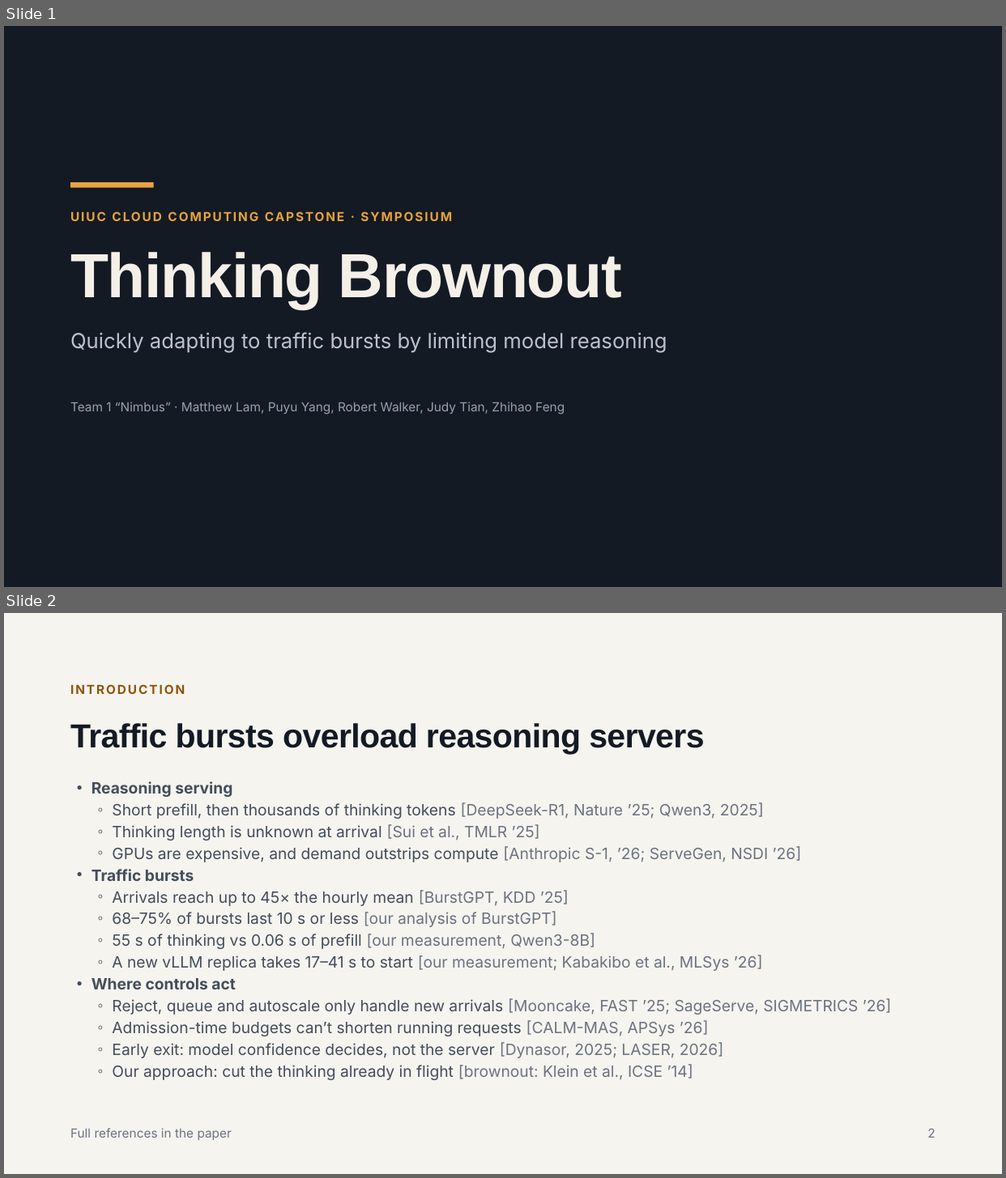
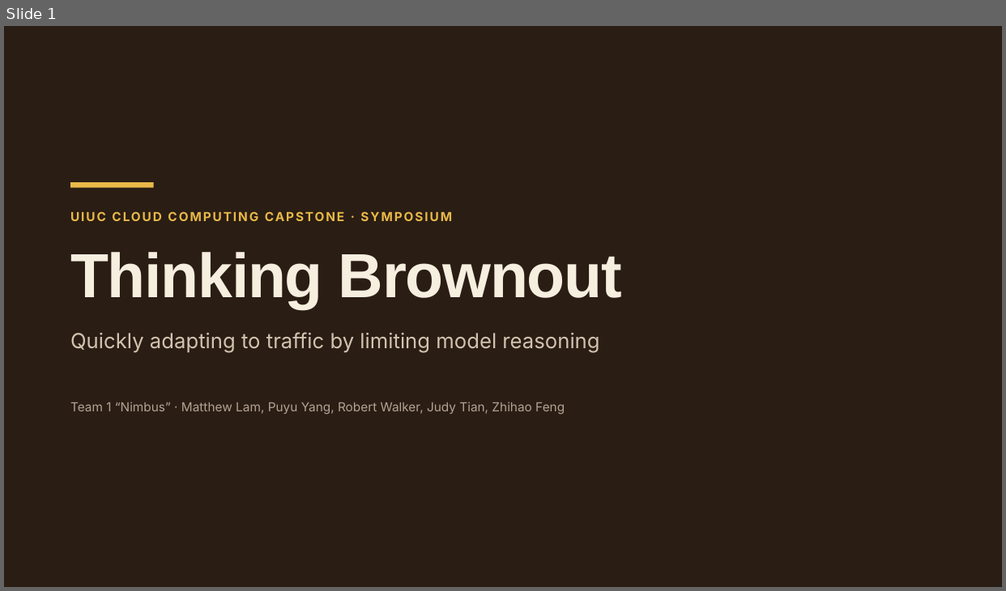
Before and after one commit to pyangyu/team1_nimbus_copy, a slide deck: Symposium Slides.pptx. Shown one above the other, each under a label of ours: slides 1 and 2 before the commit, slide 1 after it. The pictures are 1006x1178 and 1006x591 pixels, drawn with LibreOffice and Linux fonts; fonts in the diff are those of the drawing. Boxes give left, top, right and bottom in pixels: in the first picture for what was removed or moved away, otherwise in the second. Text is boxed around its words. In the diff, an @@ line names an element or a change of style, - is before the commit and + after.

Commit message:
Symposium Slides: two-slide intro with use cases

```diff
--- a/Symposium Slides.pptx
+++ b/Symposium Slides.pptx
@@ slide 2 removed at <box>4,613,1002,1174</box>, background #F6F4EF @@
@@ text removed at <box>70,684,185,694</box> @@
-INTRODUCTION
@@ title removed at <box>70,723,704,754</box> @@
-Traffic bursts overload reasoning servers
@@ text removed at <box>91,781,892,1080</box> @@
-• Reasoning serving
-  ◦ Short prefill, then thousands of thinking tokens [DeepSeek-R1, Nature ’25; Qwen3, 2025]
-  ◦ Thinking length is unknown at arrival [Sui et al., TMLR ’25]
-  ◦ GPUs are expensive, and demand outstrips compute [Anthropic S-1, ’26; ServeGen, NSDI ’26]
-• Traffic bursts
-  ◦ Arrivals reach up to 45× the hourly mean [BurstGPT, KDD ’25]
-  ◦ 68–75% of bursts last 10 s or less [our analysis of BurstGPT]
-  ◦ 55 s of thinking vs 0.06 s of prefill [our measurement, Qwen3-8B]
-  ◦ A new vLLM replica takes 17–41 s to start [our measurement; Kabakibo et al., MLSys ’26]
-• Where controls act
-  ◦ Reject, queue and autoscale only handle new arrivals [Mooncake, FAST ’25; SageServe, SIGMETRICS ’26]
-  ◦ Admission-time budgets can’t shorten running requests [CALM-MAS, APSys ’26]
-  ◦ Early exit: model confidence decides, not the server [Dynasor, 2025; LASER, 2026]
-  ◦ Our approach: cut the thinking already in flight [brownout: Klein et al., ICSE ’14]
@@ text removed at <box>70,1128,232,1140</box> @@
-Full references in the paper
@@ text removed at <box>927,1129,935,1138</box> @@
-2
@@ slide 1 changed as well @@
@@ background #141A24 to #2A1D14 @@
@@ rectangle at <box>70,182,154,188</box>: fill #E8A33D to #E9B949 @@
@@ text "UIUC CLOUD COMPUTING CAPSTONE · ..." at <box>70,207,961,226</box>: text colour #E8A33D to #E9B949 @@
@@ title "Thinking Brownout" at <box>70,252,622,310</box>: text colour #F4F0E8 to #F6EEDF @@
@@ text at <box>70,332,599,353</box>: text changed; text colour #B9C2CE to #D2C3AF @@
-Quickly adapting to traffic bursts by limiting model reasoning
+Quickly adapting to traffic by limiting model reasoning
@@ text "Team 1 “Nimbus” · Matthew ..." at <box>70,402,565,414</box>: text colour #97A1AE to #B3A493 @@
```
Also in this commit, not shown: 4 other slides changed, 2 slides added, 1 other slide removed.
